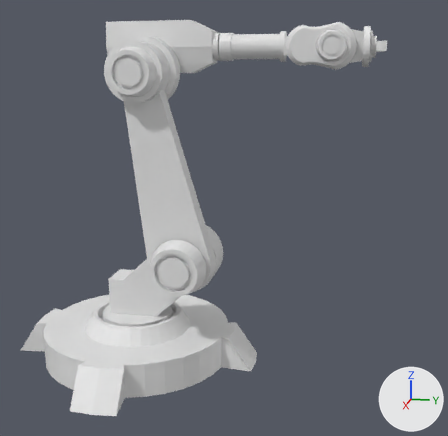
Renders of the Blender file roboarm2.blend from each side of a commit.
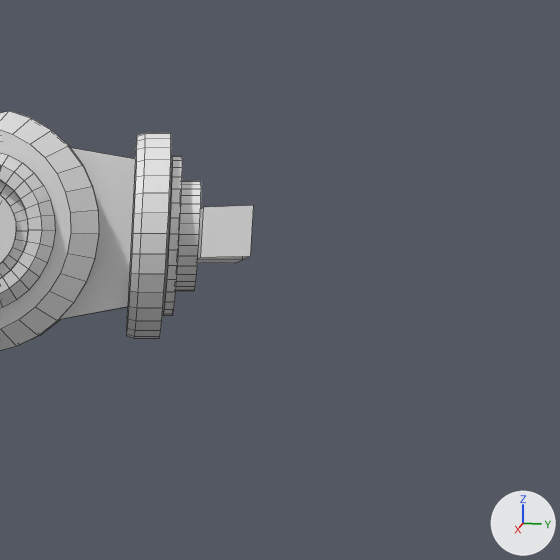
Each version is shown whole from a camera (50 mm lens) standing at (4.4, 1.58, 2.13) and looking at (-0.02, 0.7, 1.03), then close up on the part from 75% to 100% of the width and 0% to 25% of the height. Lighting does not change. The marker at lower right points along +X, +Y and +Z. The close-ups show mesh edges as thin lines. The same objects are shown in both versions, whatever each file hides.

The first close-up shows 'GripperHousing', 'Joint5Cover', 'Joint6Rot', 'JointRot5', 'Link5.001'.
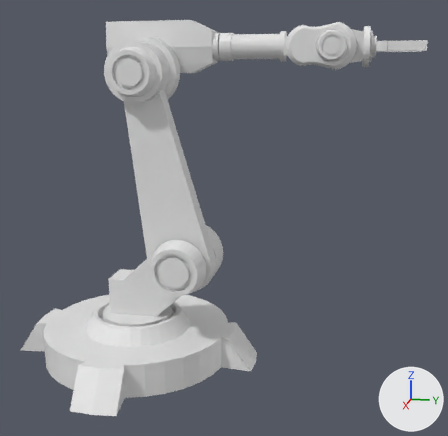
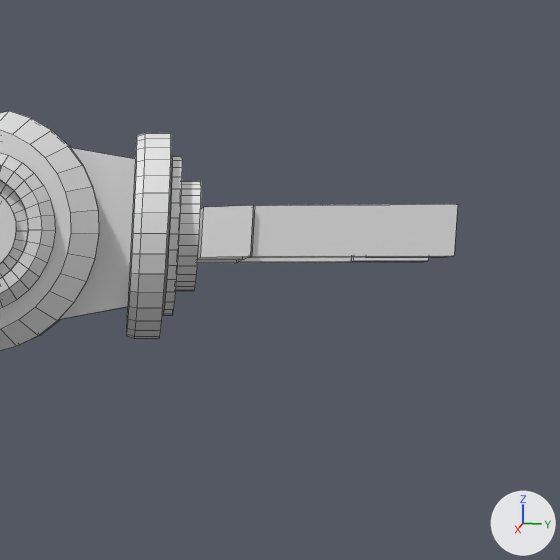
Where the newer file only moved an object's origin or applied its transform, the numbers keep the older frame.

Pixel boxes (x1, y1, x2, y2) of what changed, in the close-ups (560 x 560 px):
```json
{"object": "GripperR", "change": "added", "after": [249, 204, 458, 258]}
{"object": "GripperL", "change": "added", "after": [237, 257, 428, 263]}
```

The change, as JSON lines over the scene's bpy script:
```json
{"op": "add", "block": "me_plane_003", "code": ["me_plane_003 = bpy.data.meshes.new('Plane.003')", "me_plane_003.from_pydata(...)  # 20 vertices, 16 faces; spans x -0.61..1.29, y 0.8..1.54, z -0.24..0.24"]}
{"op": "add", "block": "ob_gripperl", "code": ["ob_gripperl = bpy.data.objects.new('GripperL', me_plane_003)", "ob_gripperl.location = (-1.87, 1.858, 0.0)", "ob_gripperl.delta_location = (1.768, 0.109, 2.256)", "ob_gripperl.rotation_euler = (0.0, 0.0, 1.571)  # degrees (0, 0, 90)", "ob_gripperl.delta_rotation_euler = (-3.142, 0.0, 0.0)", "ob_gripperl.delta_scale = (0.132, 0.132, 0.132)"]}
{"op": "add", "block": "ob_gripperr", "code": ["ob_gripperr = bpy.data.objects.new('GripperR', me_plane_003.copy())", "ob_gripperr.location = (-1.88, 1.858, 0.0)", "ob_gripperr.delta_location = (1.768, 0.109, 2.256)", "ob_gripperr.rotation_euler = (-3.142, 0.0, 1.571)  # degrees (-180, 0, 90)", "ob_gripperr.delta_rotation_euler = (-3.142, 0.0, 0.0)", "ob_gripperr.delta_scale = (0.132, 0.132, 0.132)"]}
```
